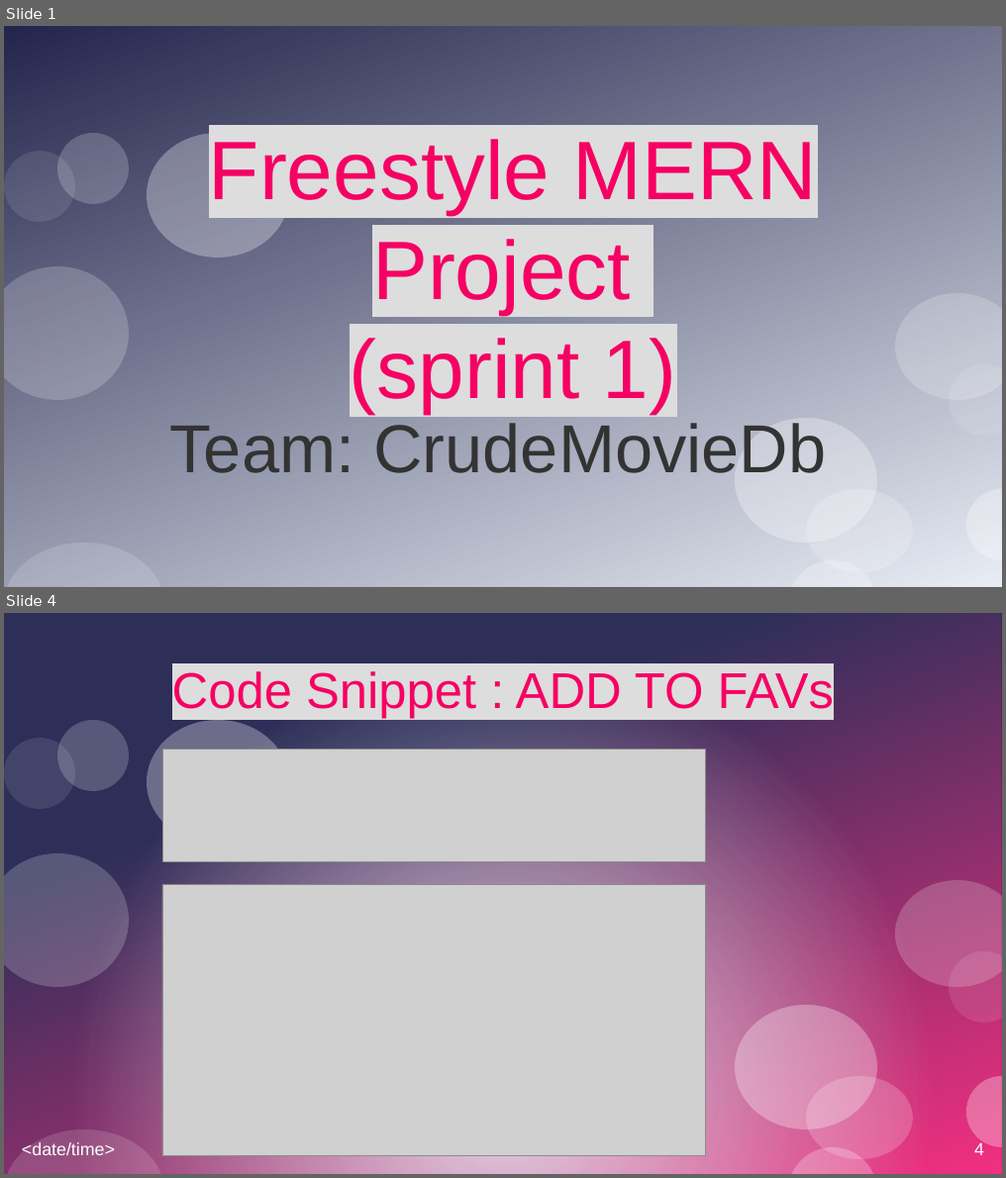
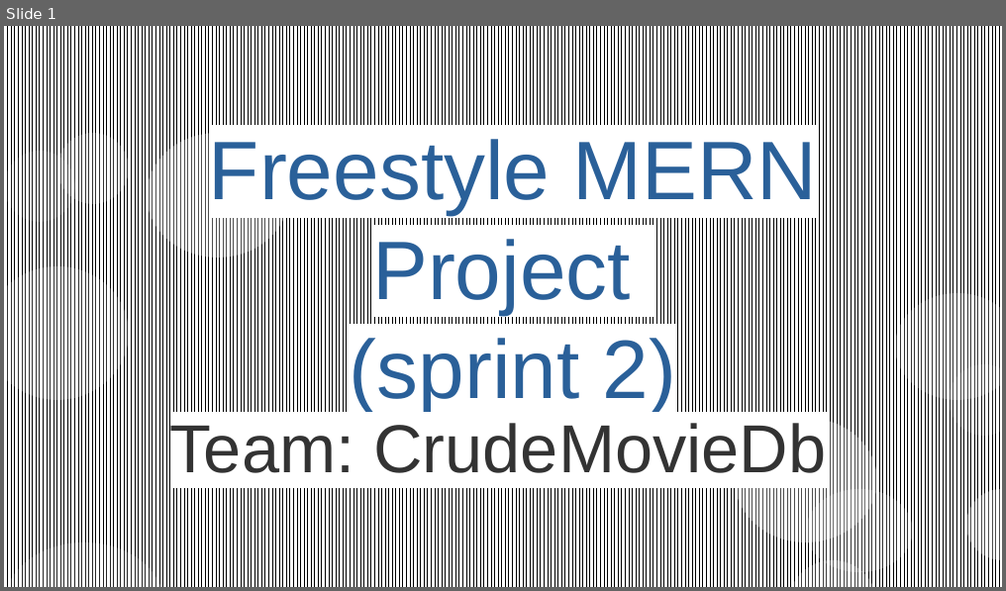
Before and after one commit to CodecoolGlobal/freestyle-mern-project-react-lillitaz, a slide deck: präsentation/CrudeMovieDb-PP.odp. Shown one above the other, each under a label of ours: slides 1 and 4 before the commit, slide 1 after it; the slides between them are not shown. The pictures are 1006x1178 and 1006x591 pixels, drawn with LibreOffice and Linux fonts; fonts in the diff are those of the drawing; grey boxes stand for pictures. Boxes give left, top, right and bottom in pixels: in the first picture for what was removed or moved away, otherwise in the second. Text is boxed around its words. In the diff, an @@ line names an element or a change of style, - is before the commit and + after.

```diff
--- a/präsentation/CrudeMovieDb-PP.odp
+++ b/präsentation/CrudeMovieDb-PP.odp
@@ slide 4 removed at [4, 613, 1002, 1174], background #FFFFFF; not listed: 10 template elements that a slide beside it also shows @@
@@ rectangle removed at [4, 613, 1002, 1174] @@
@@ rectangle removed at [4, 613, 1001, 1174] @@
@@ title removed at [172, 671, 834, 719] @@
-Code Snippet : ADD TO FAVs
@@ ellipse removed at [148, 720, 289, 845] @@
@@ picture removed at [162, 749, 706, 862] @@
@@ picture removed at [162, 884, 706, 1157] @@
@@ text removed at [22, 1143, 115, 1156] @@
-<date/time>
@@ page number removed at [974, 1143, 984, 1156] @@
-4
@@ slide 1 changed as well @@
@@ rectangle at [4, 26, 1002, 587]: fill gradient #23254C to #E8ECF4 to pattern #000000 on #FFFFFF @@
@@ title at [209, 139, 818, 412]: text changed; text colour #F60063 to #2A6099 @@
-Freestyle MERN Project
-(sprint 1)
+Freestyle MERN Project
+(sprint 2)
@@ subtitle "Team: CrudeMovieDb" at [170, 423, 826, 473]: highlight none to #FFFFFF @@
```
Also in this commit, not shown: 2 other slides changed, 4 slides added, 2 other slides removed, 2 other files.
